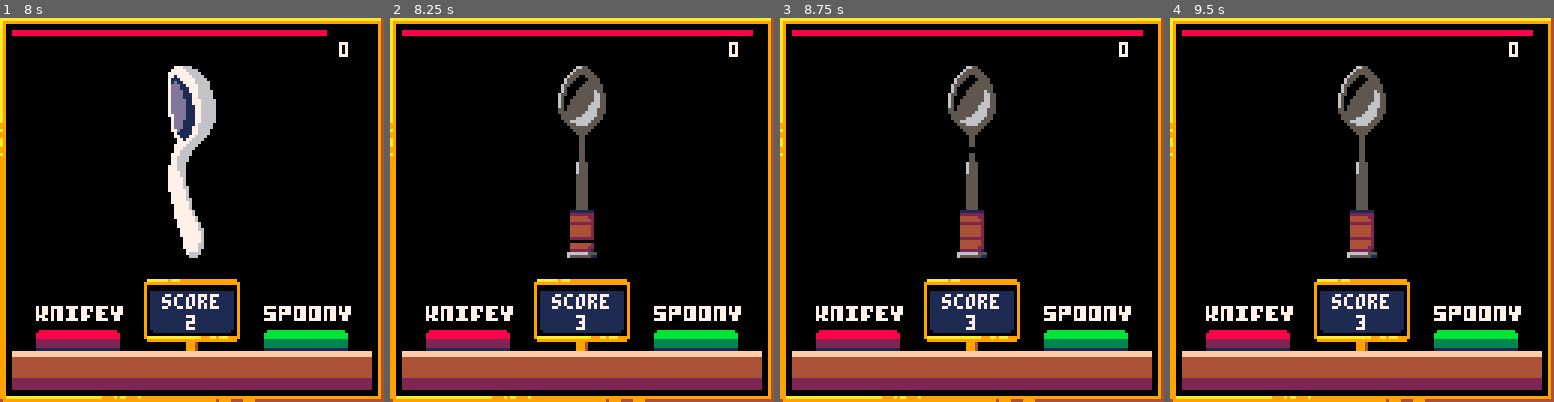
Above: before the commit, frames 1-4 (left to right).
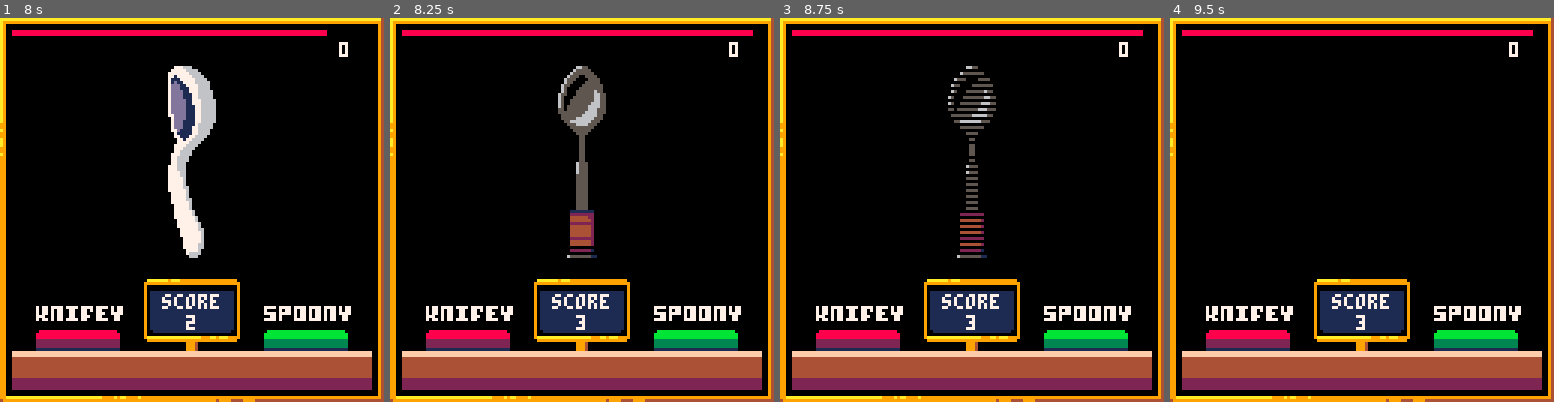
Above: after the commit, the same moments.

Repository: Jonic/knifey-spoony
Game: PICO-8 cartridge knifey-spoony.p8
Two runs of this game, one before a commit and one after it. Both use one fixed random seed, a clock stepped at 60 frames per second and the inputs below.
Inputs:
- Up to frame 1 (8 s): tap X (X key) at 0.33, 1.07, 1.85, 2.97, 4.08, 5.2, 6.32, 7.43 s; tap O (Z key) at 0.7, 1.7, 2.1, 2.5, 2.9, 3.3, 3.7, 4.1, 4.5, 4.9, 5.3, 5.7, 6.1, 6.5, 6.9, 7.3, 7.7 s; hold Right 1.6-2.1 s; hold Right 2.47-3.03 s; hold Left 3.08-3.58 s; hold Right 4.02-4.68 s; hold Left 5.08-5.68 s; hold Right 6.08-6.58 s; hold Right 6.63-7.13 s; hold Right from 7.5 s (still down)
- Up to frame 2 (8.25 s): release Right at 8.07 s; tap O (Z key) at 8.1 s; hold Left from 8.12 s (still down)
- Up to frame 3 (8.75 s): tap O (Z key) at 8.5 s; tap X (X key) at 8.55 s; release Left at 8.62 s
- Up to frame 4 (9.5 s): tap O (Z key) at 8.9, 9.3 s; hold Right from 9.05 s (still down)

Frame 1 is identical in both runs. In frame 2, 0.2% of the frame differs, in the area x 46-54%, y 57-62%; in frame 3, 1.4%; in frame 4, 2.8%, in the area x 43-57%, y 12-63%.

Commit message:
Fixed utensil dissolve

Diff:
--- a/knifey-spoony.p8
+++ b/knifey-spoony.p8
@@ -897,12 +897,13 @@
   end
 
   s.dissolve_utensil = function()
-    local x1, x2, color = 39, 87, 0
+    local rects = {{ w = 48, h = 0, color = 0 }}
+
     local dissolve_y1 = s.failed_state.dissolve_y1
     local dissolve_y2 = s.failed_state.dissolve_y2
 
-    rectfill(x1, dissolve_y1, x2, dissolve_y1, color)
-    rectfill(x1, dissolve_y2, x2, dissolve_y2, color)
+    init_object({ rects = rects, x = 39, y = dissolve_y1 })
+    init_object({ rects = rects, x = 39, y = dissolve_y2 })
   end
 
   s.draw_button = function(button)
